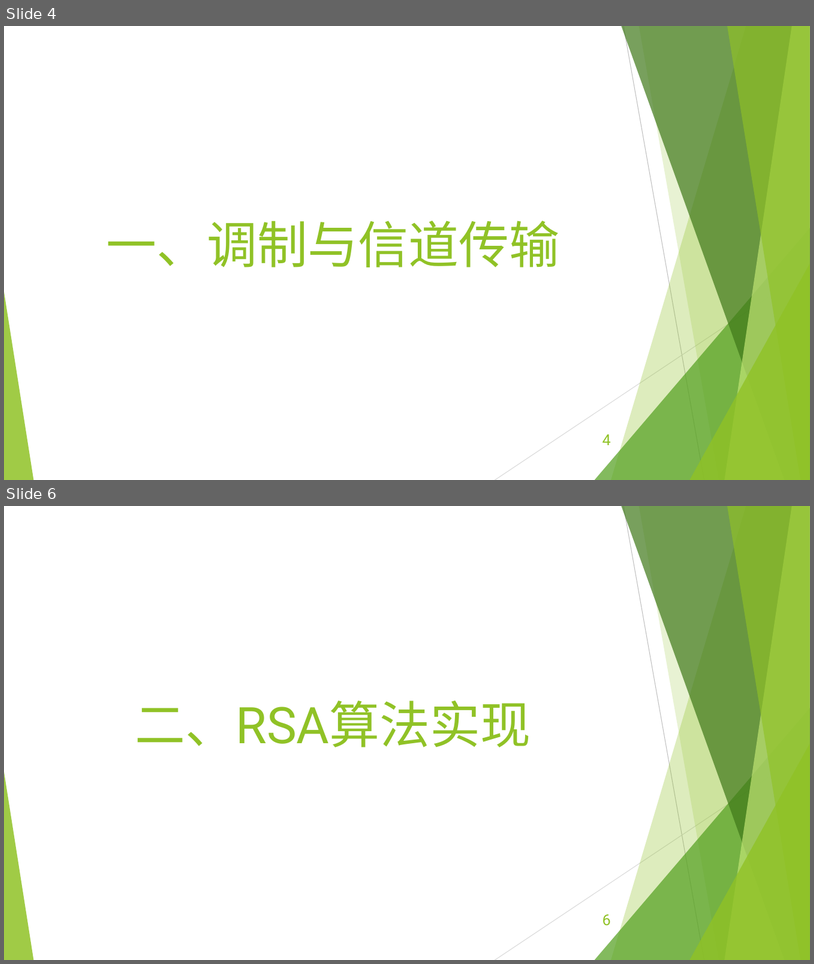
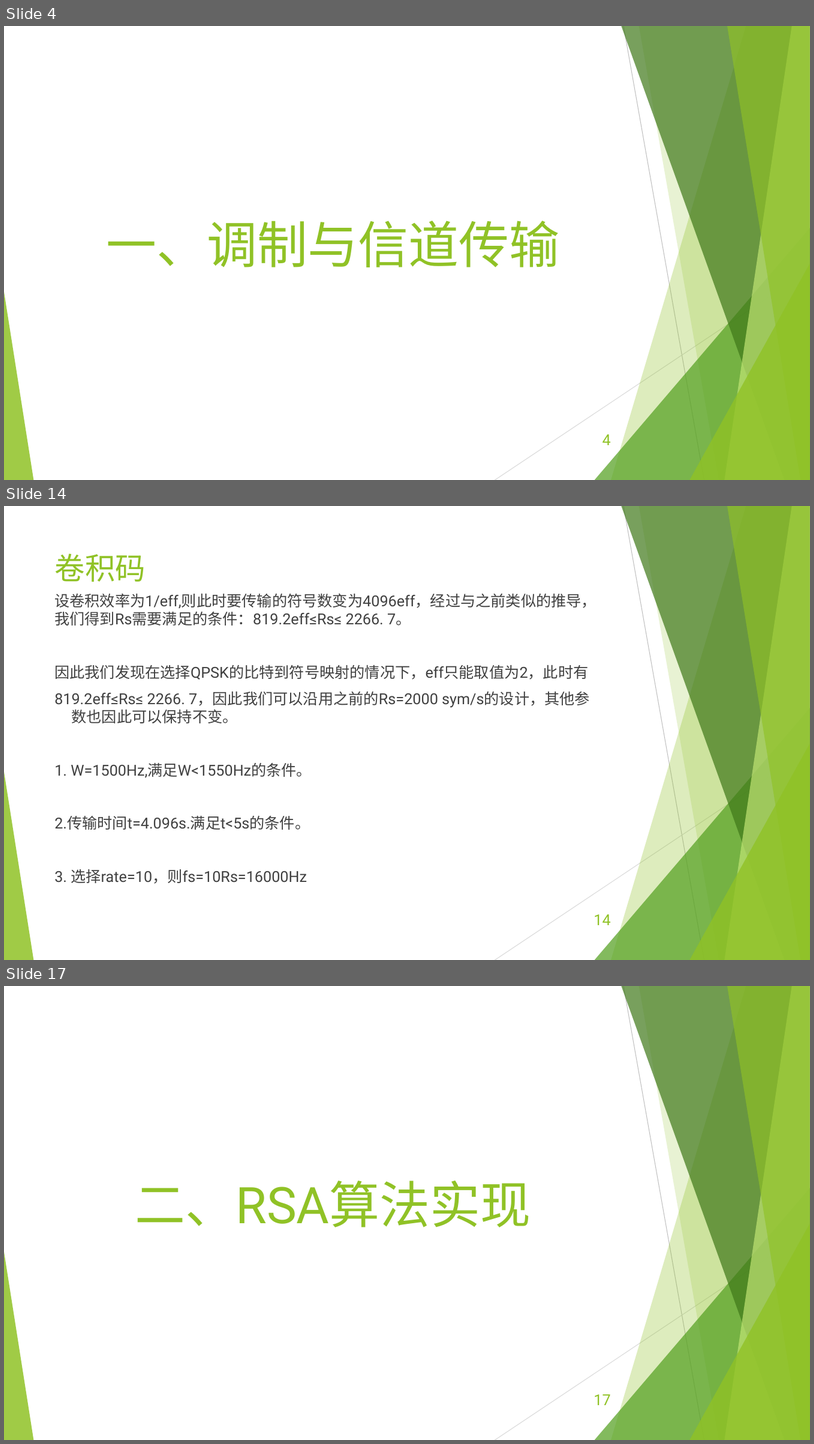
Before and after one commit to EECodingPresentation/project2, a slide deck: 展示报告.pptx. Shown one above the other, each under a label of ours: slides 4 and 6 before the commit, slides 4, 14 and 17 after it; the slides between them are not shown. The pictures are 814x964 and 814x1444 pixels, drawn with LibreOffice and Linux fonts; fonts in the diff are those of the drawing. Boxes give left, top, right and bottom in pixels: in the first picture for what was removed or moved away, otherwise in the second. Text is boxed around its words. In the diff, an @@ line names an element or a change of style, - is before the commit and + after.

```diff
--- a/展示报告.pptx
+++ b/展示报告.pptx
@@ slide 14 added at (x1=4, y1=506, x2=810, y2=960), background #FFFFFF; not listed: 10 template elements that a slide beside it also shows @@
@@ title added at (x1=55, y1=553, x2=146, y2=582), 36 pt, text #90C226 @@
+卷积码
@@ text added at (x1=54, y1=593, x2=597, y2=883), 18 pt, text #404040 @@
+设卷积效率为1/eff,则此时要传输的符号数变为4096eff，经过与之前类似的推导，我们得到Rs需要满足的条件：819.2eff≤Rs≤ 2266. 7。
+因此我们发现在选择QPSK的比特到符号映射的情况下，eff只能取值为2，此时有
+819.2eff≤Rs≤ 2266. 7，因此我们可以沿用之前的Rs=2000 sym/s的设计，其他参 数也因此可以保持不变。
+1. W=1500Hz,满足W<1550Hz的条件。
+2.传输时间t=4.096s.满足t<5s的条件。
+3. 选择rate=10，则fs=10Rs=16000Hz
@@ page number added at (x1=594, y1=914, x2=611, y2=925), 18 pt, text #90C226 @@
+14
@@ what was slide 6 is now slide 17 @@
@@ page number at (x1=594, y1=1394, x2=611, y2=1405): text changed @@
-6
+17
```
Also in this commit, not shown: 11 other slides added, 1 slide removed, 2 other files.
